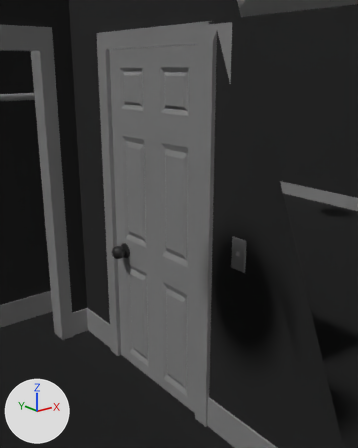
The COLLADA model ARchitectureWithUI/art.scnassets/House.dae: old version first, new version second.
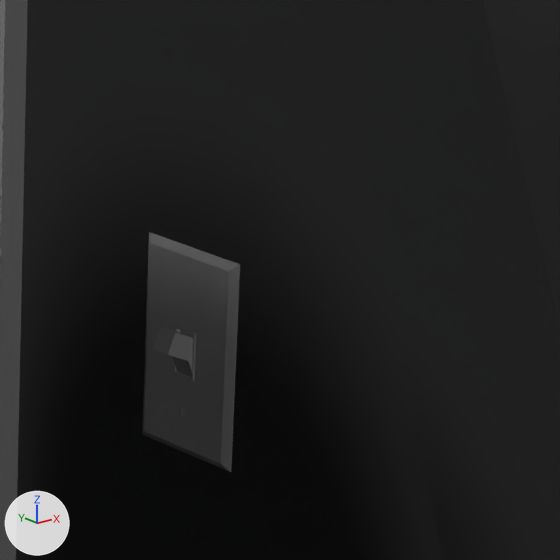
There are two pictures of each version: one from a 50 mm camera at (-5.556, -7.84, 4.167) aimed at (-2.522, -4.047, 2.65), one close up on the part from 58% to 83% of the width and 45% to 64% of the height. The axes (+X, +Y, +Z) are drawn at lower left. The lights are the same throughout. Everything nearer to the camera than a plane just in front of the edit is cut away. Where no turn or scale is listed for an object, it has been applied to the vertices.
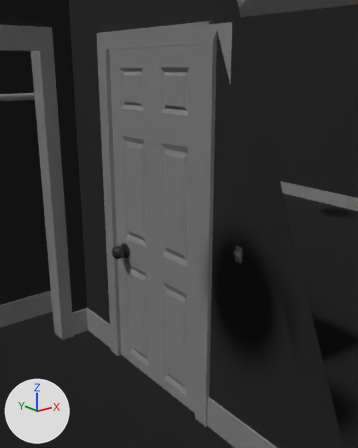
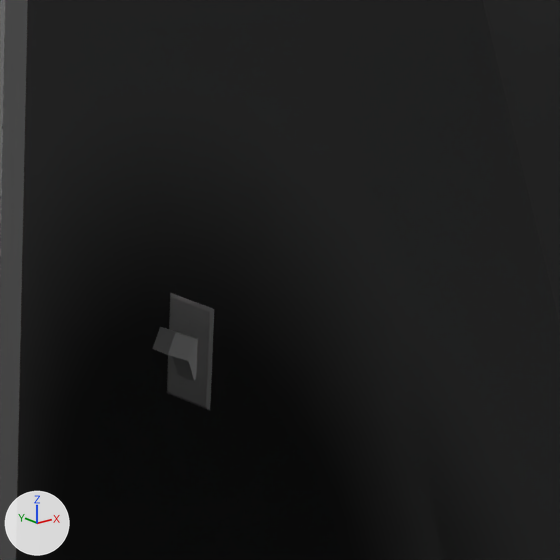
Changed parts and their boxes (x1, y1, x2, y2) in the close-ups (560 x 560 px):
'Plane', rescaled (52% narrower, 51% shorter)
    before: (142, 232, 240, 472)
    after: (167, 293, 214, 410)

The change in detail:
Object 'Plane' (ob_plane) is rescaled from (0.1, 0.1, 0.1) to (0.05, 0.05, 0.05).
